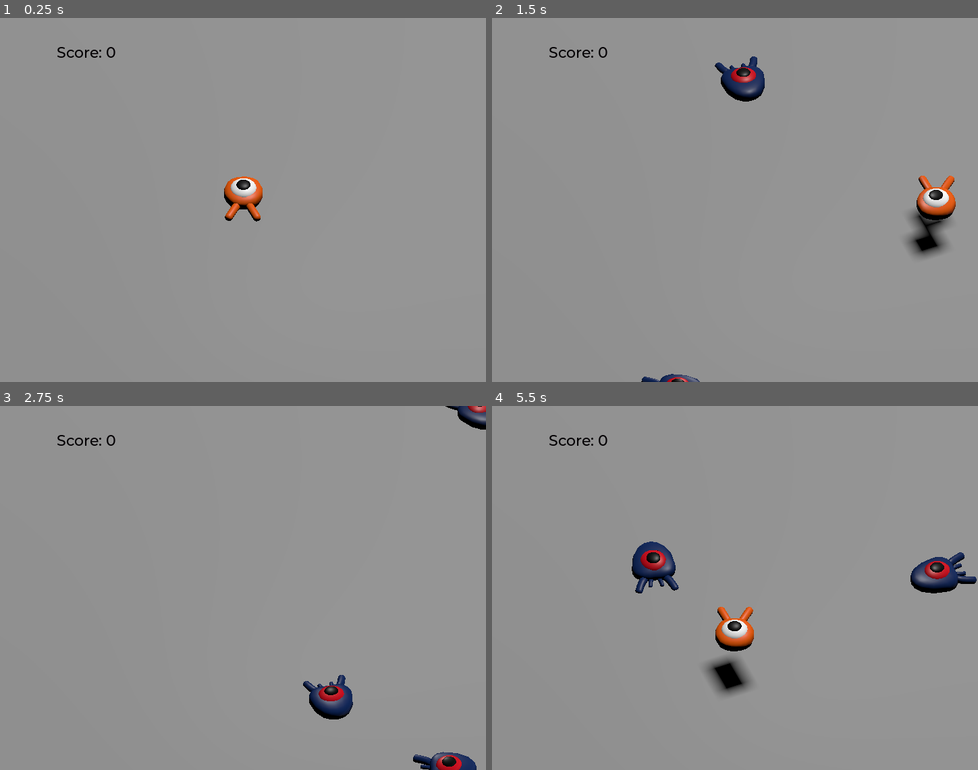
Above: before the commit, frames 1-4 (two rows, left to right).
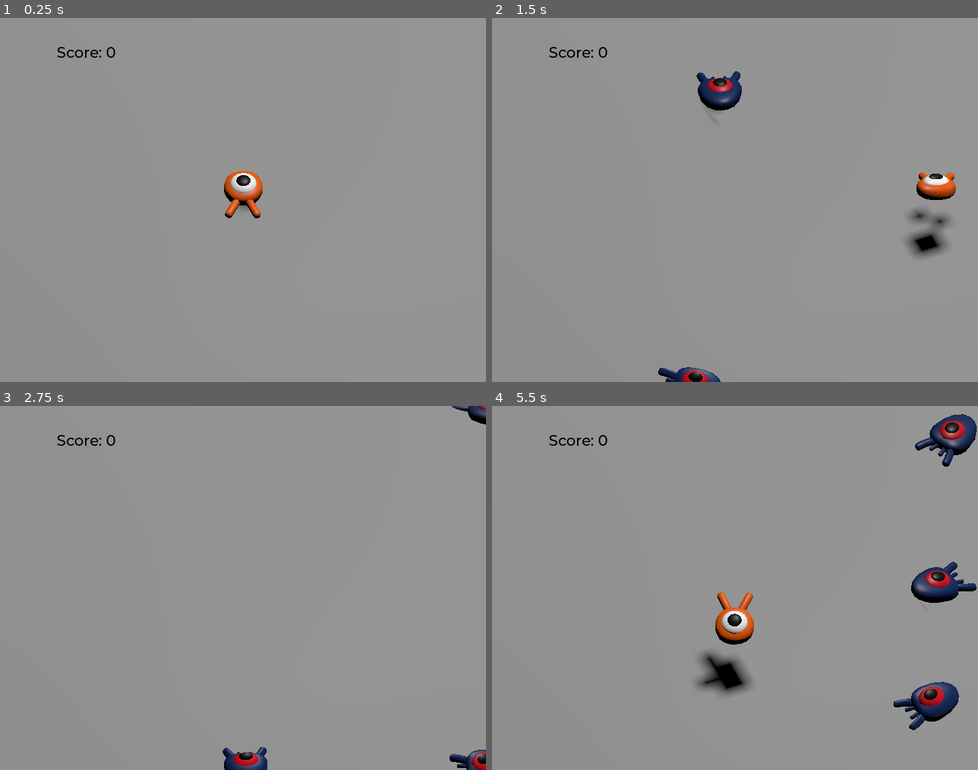
Above: after the commit, the same moments.

Repository: rat55nyy/mi-primer-juego-3d
Game: Godot game, scene res://scenes/main.tscn
Two runs of this game, one before a commit and one after it. Both use one fixed random seed, a clock stepped at 60 frames per second and the inputs below.
Inputs:
- Up to frame 1 (0.25 s): no input
- Up to frame 2 (1.5 s): tap Enter (ui_accept) at 0.5 s; hold D (move_right) 0.53-1.28 s; tap Space (jump) at 0.6, 0.77, 1.07, 1.35 s; hold S (move_back) from 1.28 s (still down)
- Up to frame 3 (2.75 s): tap Space (jump) at 1.52, 1.82, 2.1 s; release S (move_back) at 2.03 s; hold D (move_right) from 2.03 s (still down)
- Up to frame 4 (5.5 s): release D (move_right) at 2.78 s; hold W (move_forward) 2.78-3.53 s; tap Space (jump) at 2.85, 3.02, 3.32, 3.6, 3.77, 4.07, 4.35, 4.52, 4.82, 5.1 s; hold A (move_left) 3.53-5.03 s; hold S (move_back) from 5.03 s (still down)

The runs differ from the first frame. In frame 1, 0.7% of the frame differs, in the area x 46-55%, y 42-56%; in frame 2, 2.7%; in frame 3, 2.1%; in frame 4, 5.3%, in the area x 28-100%, y 2-90%.

Commit message:
Terminado

Diff:
--- a/scenes/mob.tscn
+++ b/scenes/mob.tscn
@@ -6,14 +6,50 @@
 [sub_resource type="BoxShape3D" id="BoxShape3D_bsing"]
 size = Vector3(2, 0.9, 2)
 
+[sub_resource type="Animation" id="Animation_bsing"]
+resource_name = "float"
+length = 1.2
+loop_mode = 1
+tracks/0/type = "value"
+tracks/0/imported = false
+tracks/0/enabled = true
+tracks/0/path = NodePath("Pivot/Character:position")
+tracks/0/interp = 1
+tracks/0/loop_wrap = true
+tracks/0/keys = {
+"times": PackedFloat32Array(0.3, 0.7, 1.2),
+"transitions": PackedFloat32Array(0.44, 2.07, 1),
+"update": 0,
+"values": [Vector3(0, 0, 0), Vector3(0, 0.65, 0), Vector3(0, 0.35, 0)]
+}
+tracks/1/type = "value"
+tracks/1/imported = false
+tracks/1/enabled = true
+tracks/1/path = NodePath("Pivot/Character:rotation")
+tracks/1/interp = 1
+tracks/1/loop_wrap = true
+tracks/1/keys = {
+"times": PackedFloat32Array(0.1, 0.5, 1.2),
+"transitions": PackedFloat32Array(0.42, 2.07, 1),
+"update": 0,
+"values": [Vector3(0, 0, 0), Vector3(0.13962634, 0, 0), Vector3(-0.15707964, 0, 0)]
+}
+
+[sub_resource type="AnimationLibrary" id="AnimationLibrary_d4cuo"]
+_data = {
+&"float": SubResource("Animation_bsing")
+}
+
 [node name="Mob" type="CharacterBody3D" groups=["mob"]]
 collision_layer = 2
 collision_mask = 0
 script = ExtResource("1_bsing")
 
 [node name="Pivot" type="Node3D" parent="."]
+transform = Transform3D(1, 0, 0, 0, 1, 0, 0, 0, 1, 0, 0.018288612, 0)
 
-[node name="mob" parent="Pivot" instance=ExtResource("1_4are2")]
+[node name="Character" parent="Pivot" instance=ExtResource("1_4are2")]
+transform = Transform3D(1, 0, 0, 0, 0.98768836, 0.15643448, 0, -0.15643448, 0.98768836, 0, 0.35, 0)
 
 [node name="CollisionShape3D" type="CollisionShape3D" parent="."]
 transform = Transform3D(1, 0, 0, 0, 1, 0, 0, 0, 1, 0, 0.2, 0)
@@ -22,4 +58,9 @@
 [node name="VisibleOnScreenNotifier3D" type="VisibleOnScreenNotifier3D" parent="."]
 aabb = AABB(-1.25, -0.25, -1.35, 2.5, 1.2, 3.3)
 
+[node name="AnimationPlayer" type="AnimationPlayer" parent="."]
+libraries = {
+&"": SubResource("AnimationLibrary_d4cuo")
+}
+
 [connection signal="screen_exited" from="VisibleOnScreenNotifier3D" to="." method="_on_visible_on_screen_notifier_3d_screen_exited"]
--- a/scenes/player.tscn
+++ b/scenes/player.tscn
@@ -10,11 +10,73 @@
 height = 0.6426048
 radius = 0.8989258
 
+[sub_resource type="Animation" id="Animation_g2els"]
+resource_name = "float"
+length = 1.2
+loop_mode = 1
+tracks/0/type = "value"
+tracks/0/imported = false
+tracks/0/enabled = true
+tracks/0/path = NodePath("Pivot/Character:position")
+tracks/0/interp = 1
+tracks/0/loop_wrap = true
+tracks/0/keys = {
+"times": PackedFloat32Array(0.3, 0.7, 1.2),
+"transitions": PackedFloat32Array(0.44, 2.07, 1),
+"update": 0,
+"values": [Vector3(0, 0, 0), Vector3(0, 0.65, 0), Vector3(0, 0.35, 0)]
+}
+tracks/1/type = "value"
+tracks/1/imported = false
+tracks/1/enabled = true
+tracks/1/path = NodePath("Pivot/Character:rotation")
+tracks/1/interp = 1
+tracks/1/loop_wrap = true
+tracks/1/keys = {
+"times": PackedFloat32Array(0.1, 0.5, 1.2),
+"transitions": PackedFloat32Array(0.42, 2.07, 1),
+"update": 0,
+"values": [Vector3(0, 0, 0), Vector3(0.13962634, 0, 0), Vector3(-0.15707964, 0, 0)]
+}
+
+[sub_resource type="Animation" id="Animation_qhqgy"]
+length = 0.001
+tracks/0/type = "value"
+tracks/0/imported = false
+tracks/0/enabled = true
+tracks/0/path = NodePath("Pivot/Character:position")
+tracks/0/interp = 1
+tracks/0/loop_wrap = true
+tracks/0/keys = {
+"times": PackedFloat32Array(0),
+"transitions": PackedFloat32Array(1),
+"update": 0,
+"values": [Vector3(0, 0, 0)]
+}
+tracks/1/type = "value"
+tracks/1/imported = false
+tracks/1/enabled = true
+tracks/1/path = NodePath("Pivot/Character:rotation")
+tracks/1/interp = 1
+tracks/1/loop_wrap = true
+tracks/1/keys = {
+"times": PackedFloat32Array(0),
+"transitions": PackedFloat32Array(1),
+"update": 0,
+"values": [Vector3(0, 0, 0)]
+}
+
+[sub_resource type="AnimationLibrary" id="AnimationLibrary_dqkch"]
+_data = {
+&"RESET": SubResource("Animation_qhqgy"),
+&"float": SubResource("Animation_g2els")
+}
+
 [node name="Player" type="CharacterBody3D"]
 script = ExtResource("1_g2els")
 
 [node name="Pivot" type="Node3D" parent="."]
-transform = Transform3D(1, 0, 0, 0, 1, 0, 0, 0, 1, 0, 0.5, 0)
+transform = Transform3D(1, 0, 0, 0, 1, 0, 0, 0, 1, 0, 0.8090886, 0)
 
 [node name="Character" parent="Pivot" instance=ExtResource("2_qhqgy")]
 
@@ -31,4 +93,10 @@
 transform = Transform3D(1, 0, 0, 0, 1, 0, 0, 0, 1, 0, 0.73173594, 0)
 shape = SubResource("CylinderShape3D_g2els")
 
+[node name="AnimationPlayer" type="AnimationPlayer" parent="."]
+libraries = {
+&"": SubResource("AnimationLibrary_dqkch")
+}
+autoplay = "float"
+
 [connection signal="body_entered" from="MobDetector" to="." method="_on_mob_detector_body_entered"]
--- a/scripts/mob.gd
+++ b/scripts/mob.gd
@@ -1,23 +1,33 @@
 extends CharacterBody3D
 signal squashed
 
-@export var min_speed = 10
-@export var max_speed = 18
+@export var min_speed: float = 10.0
+@export var max_speed: float = 18.0
 
-func initialize(start_position, player_position):
+func initialize(start_position: Vector3, player_position: Vector3) -> void:
 	look_at_from_position(start_position, player_position, Vector3.UP)
-	rotate_y(randf_range(-PI / 4, PI / 4))
+	rotate_y(randf_range(-PI / 4.0, PI / 4.0))
 
-	var random_speed = randi_range(min_speed, max_speed)
+	var random_speed: float = randf_range(min_speed, max_speed)
 	velocity = Vector3.FORWARD * random_speed
 	velocity = velocity.rotated(Vector3.UP, rotation.y)
 
-func _physics_process(_delta):
+
+	if $AnimationPlayer.has_animation("float"):
+		$AnimationPlayer.play("float")
+	else:
+		var anims = $AnimationPlayer.get_animation_list()
+		if anims.size() > 0:
+			$AnimationPlayer.play(anims[0])
+
+	$AnimationPlayer.speed_scale = random_speed / min_speed
+
+func _physics_process(_delta: float) -> void:
 	move_and_slide()
 
 func _on_visible_on_screen_notifier_3d_screen_exited() -> void:
 	queue_free()
 
-func squash():
+func squash() -> void:
 	squashed.emit()
 	queue_free()
--- a/scripts/player.gd
+++ b/scripts/player.gd
@@ -24,6 +24,10 @@
 	if direction != Vector3.ZERO:
 		direction = direction.normalized()
 		$Pivot.basis = Basis.looking_at(direction)
+		$AnimationPlayer.speed_scale = 4
+	else:
+		$AnimationPlayer.speed_scale = 1
+	$Pivot.rotation.x = PI / 6 * velocity.y / jump_impulse
 
 	target_velocity.x = direction.x * speed
 	target_velocity.z = direction.z * speed
Not shown: 1 places in scenes/mob.tscn that only renumber resources
Not shown: 1 places in scenes/player.tscn that only renumber resources
